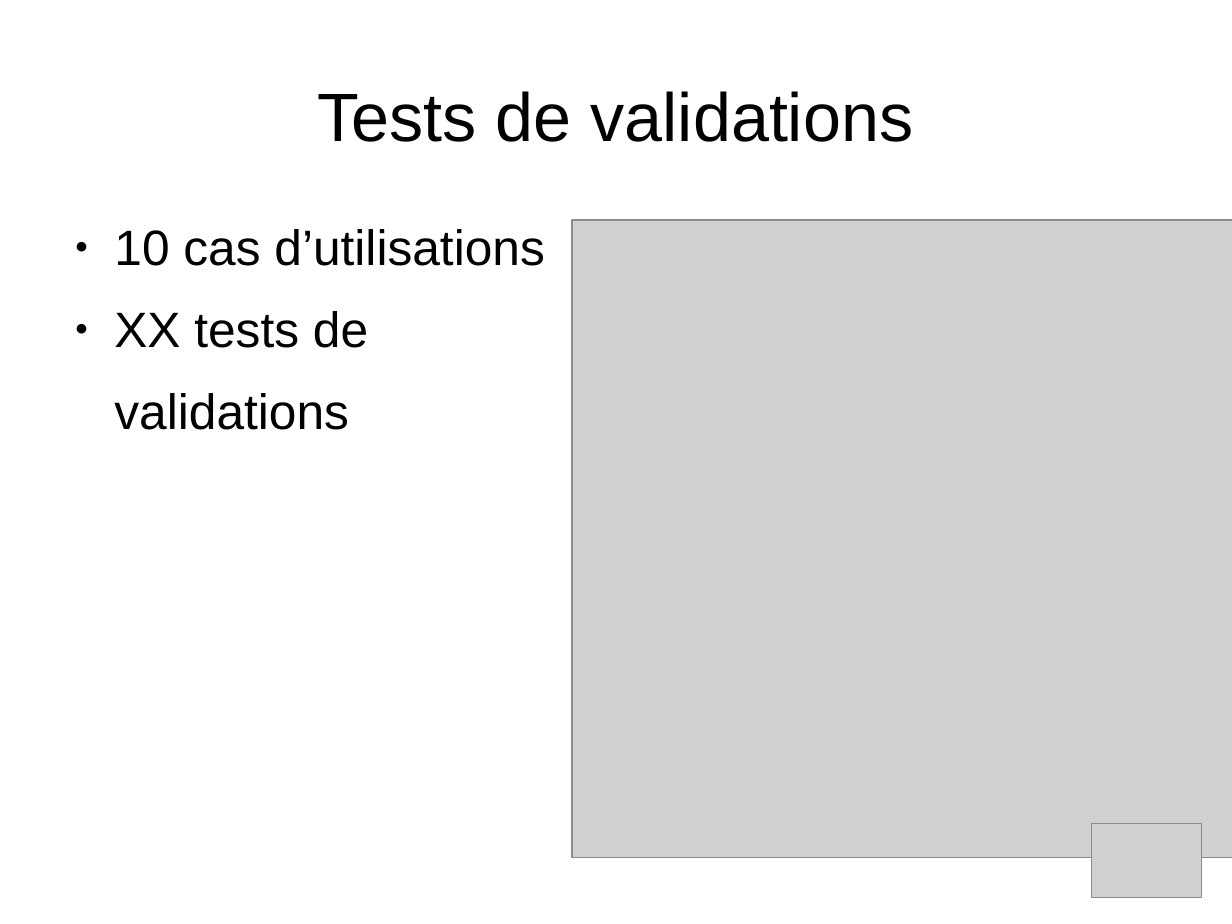
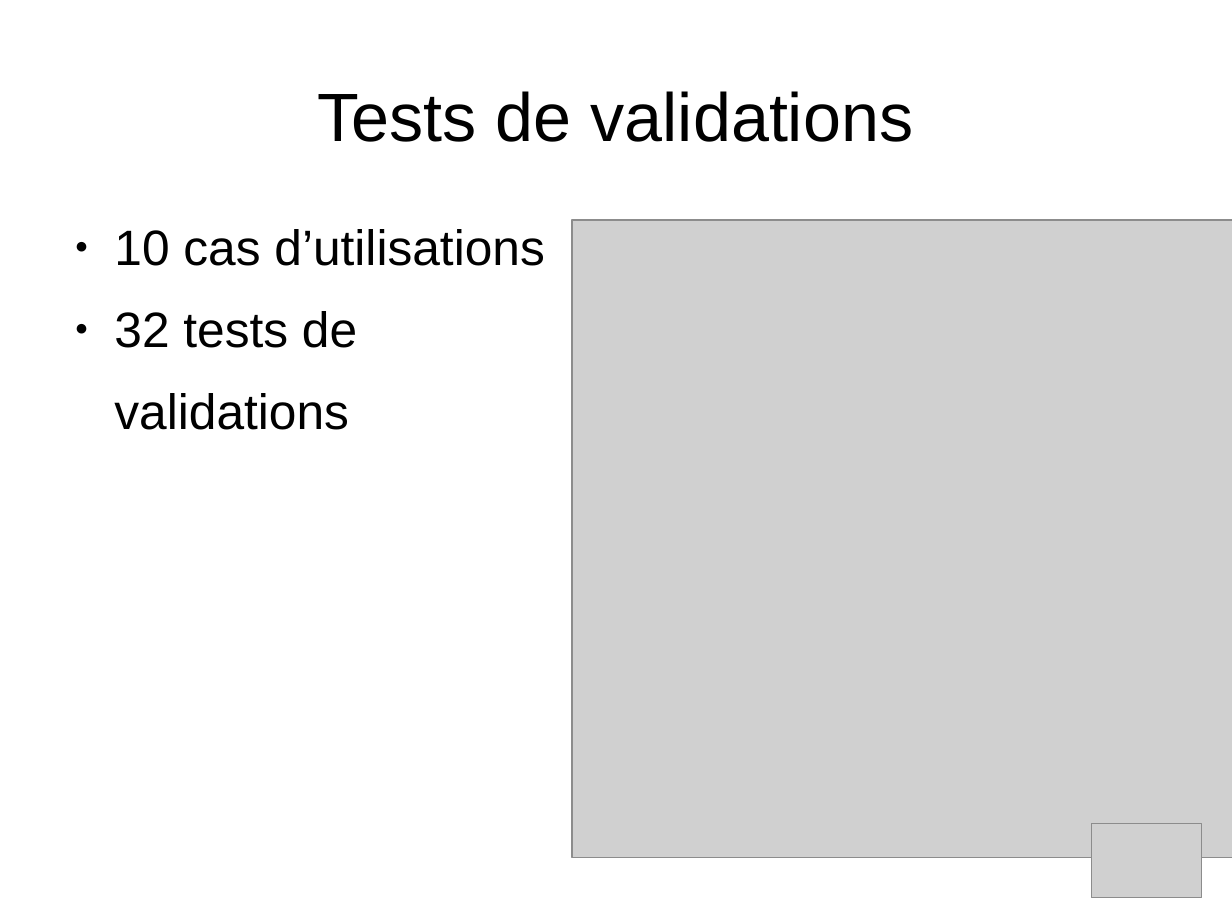
Before and after one commit to Shaolans/StoneHearth_SnowStorm, a slide deck: slide 29 of Presentation/presentation_IL.odp. Drawn at 1232x924 pixels with LibreOffice and Linux fonts; fonts in the diff are those of the drawing; grey boxes stand for pictures. Boxes give left, top, right and bottom in pixels: in the first picture for what was removed or moved away, otherwise in the second. Text is boxed around its words. In the diff, an @@ line names an element or a change of style, - is before the commit and + after.

```diff
--- a/Presentation/presentation_IL.odp
+++ b/Presentation/presentation_IL.odp
@@ text at box(114, 311, 357, 348): text changed @@
-● XX tests de
+● 32 tests de
```
Also in this commit, not shown: 7 other slides changed, 1 slide added, 1 slide removed.
